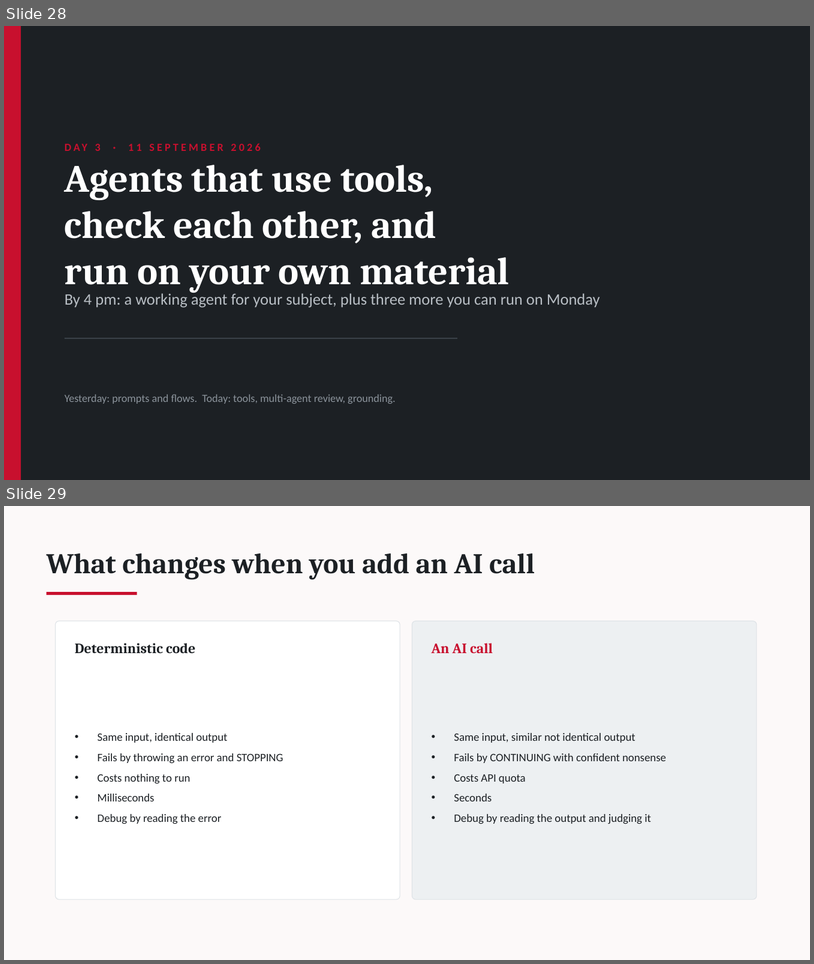
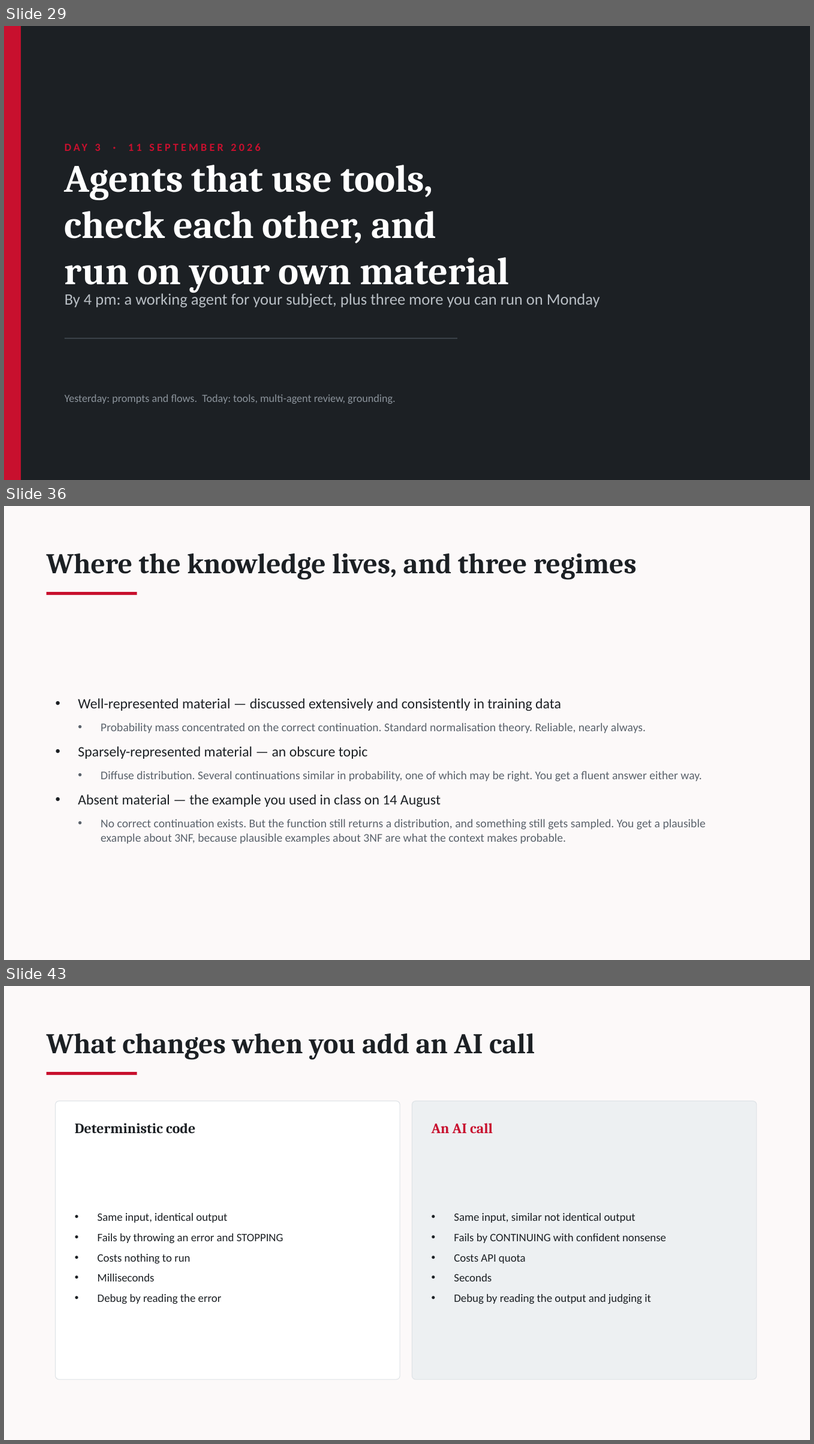
Before and after one commit to dineshkwadhwani/thecoachdinesh, a slide deck: courses/ai/workshop/03_Facilitator/PPT1_Workshop_Slides.pptx. Shown one above the other, each under a label of ours: slides 28 and 29 before the commit, slides 29, 36 and 43 after it; the slides between them are not shown. The pictures are 814x964 and 814x1444 pixels, drawn with LibreOffice and Linux fonts; fonts in the diff are those of the drawing. Boxes give left, top, right and bottom in pixels: in the first picture for what was removed or moved away, otherwise in the second. Text is boxed around its words. In the diff, an @@ line names an element or a change of style, - is before the commit and + after.

```diff
--- a/courses/ai/workshop/03_Facilitator/PPT1_Workshop_Slides.pptx
+++ b/courses/ai/workshop/03_Facilitator/PPT1_Workshop_Slides.pptx
@@ slide 36 added at [4, 506, 810, 960], background #FCF9F9 @@
@@ text added at [47, 553, 637, 579], 34 pt, text #1C2024, bold @@
+Where the knowledge lives, and three regimes
@@ rectangle added at [47, 592, 137, 595], fill #C8102E @@
@@ text added at [78, 698, 706, 843], 14 pt, text #5A626B @@
+• Well-represented material — discussed extensively and consistently in training data
+  • Probability mass concentrated on the correct continuation. Standard normalisation theory. Reliable, nearly always.
+• Sparsely-represented material — an obscure topic
+  • Diffuse distribution. Several continuations similar in probability, one of which may be right. You get a fluent answer either way.
+• Absent material — the example you used in class on 14 August
+  • No correct continuation exists. But the function still returns a distribution, and something still gets sampled. You get a plausible example about 3NF, because plausible examples about 3NF are what the context makes probable.
@@ what was slide 28 is now slide 29 @@
@@ what was slide 29 is now slide 43 @@
```
Also in this commit, not shown: 8 slides changed, 30 other slides added, 4 slides removed, 3 other files.
